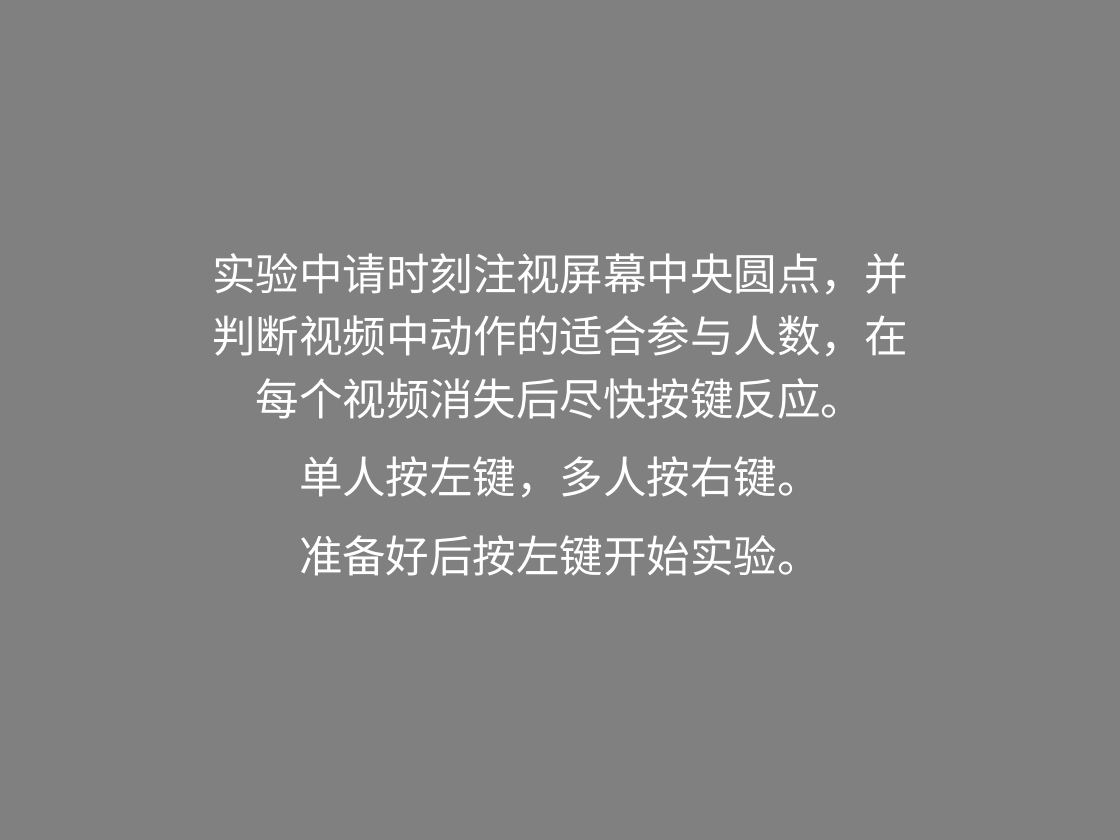
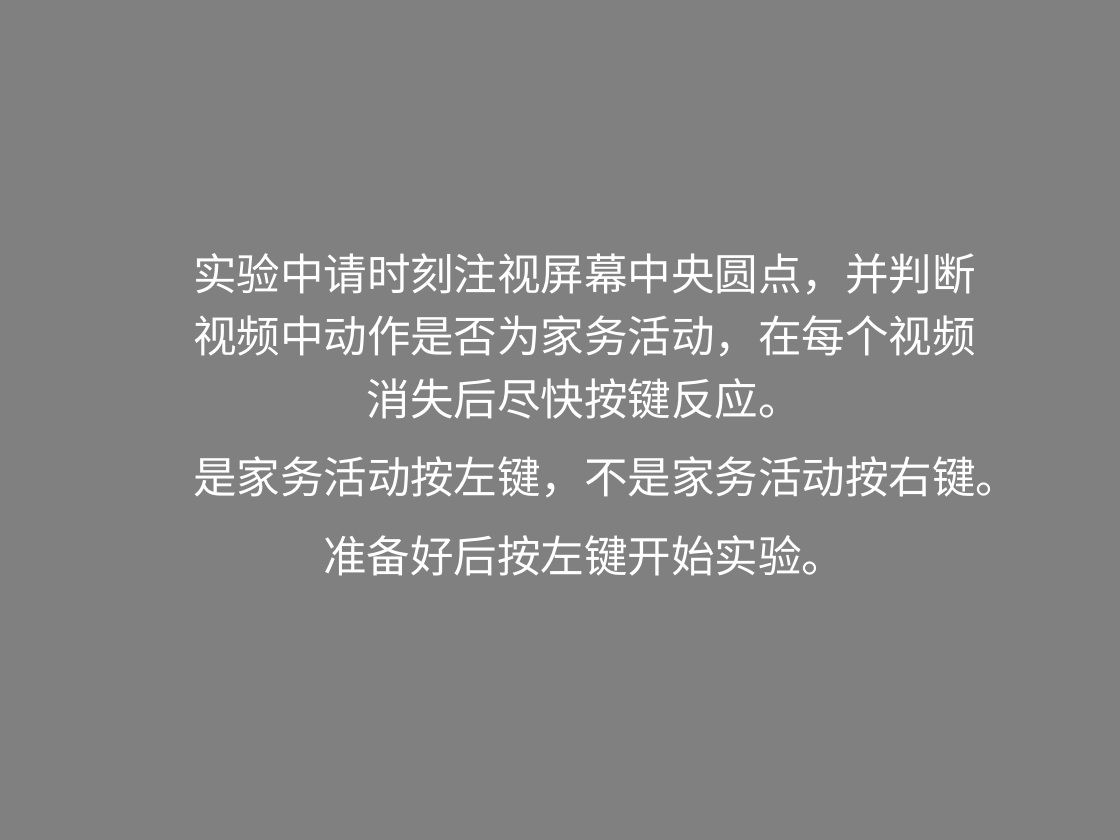
Before and after one commit to Yuxuan-Dai-psycho/NaturalVisionProject, a slide deck: slide 3 of action/instruction/instruction.pptx. Drawn at 1120x840 pixels with LibreOffice and Linux fonts; fonts in the diff are those of the drawing. Boxes give left, top, right and bottom in pixels: in the first picture for what was removed or moved away, otherwise in the second. Text is boxed around its words. In the diff, an @@ line names an element or a change of style, - is before the commit and + after.

```diff
--- a/action/instruction/instruction.pptx
+++ b/action/instruction/instruction.pptx
@@ subtitle "实验中请时刻注视屏幕中央圆点，并判断视频中动作是否为家务活动，在每个视频消失后尽快按键反应。": place and size @@
-subtitle "实验中请时刻注视屏幕中央圆点，并判断视频中动作是否为家务活动，在每个视频消失后尽快按键反应。" at box(212, 253, 908, 576)
+subtitle "实验中请时刻注视屏幕中央圆点，并判断视频中动作是否为家务活动，在每个视频消失后尽快按键反应。" at box(193, 253, 1019, 576)
@@ subtitle at box(193, 253, 1019, 498): text changed @@
-实验中请时刻注视屏幕中央圆点，并判断视频中动作的适合参与人数，在每个视频消失后尽快按键反应。
-单人按左键，多人按右键。
+实验中请时刻注视屏幕中央圆点，并判断视频中动作是否为家务活动，在每个视频消失后尽快按键反应。
+是家务活动按左键，不是家务活动按右键。
```
Also in this commit, not shown: 3 other files.
